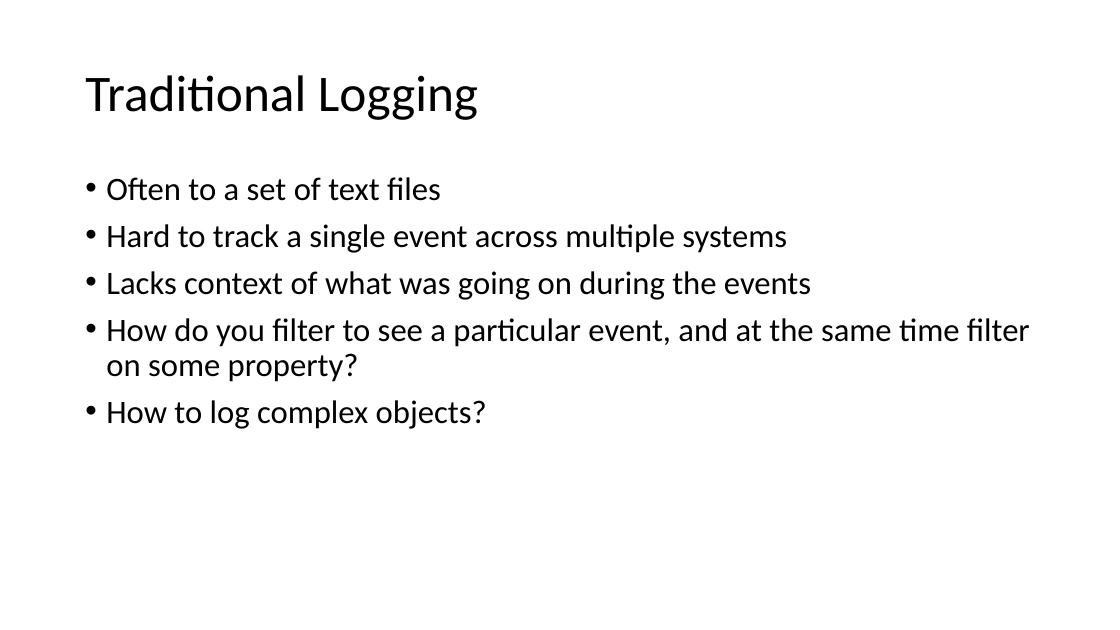
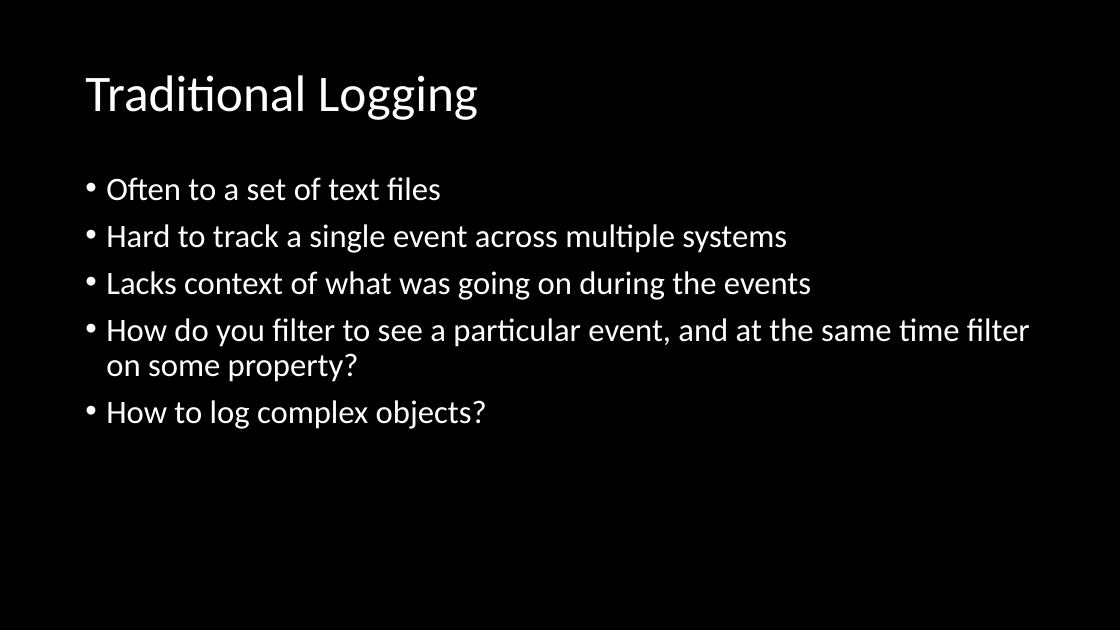
Before and after one commit to mason-mcglothlin/structured-logging-talk, a slide deck: slide 4 of StructuredLogging.pptx. Drawn at 1120x630 pixels with LibreOffice and Linux fonts; fonts in the diff are those of the drawing. Boxes give left, top, right and bottom in pixels: in the first picture for what was removed or moved away, otherwise in the second. Text is boxed around its words. In the diff, an @@ line names an element or a change of style, - is before the commit and + after.

```diff
--- a/StructuredLogging.pptx
+++ b/StructuredLogging.pptx
@@ background #FFFFFF to #000000 @@
@@ title "Traditional Logging" at [85,75,478,120]: text colour #000000 to #FFFFFF @@
@@ text "Often to a set of ..." at [106,177,1030,429]: text colour #000000 to #FFFFFF @@
```
Also in this commit, not shown: 6 other slides changed.
